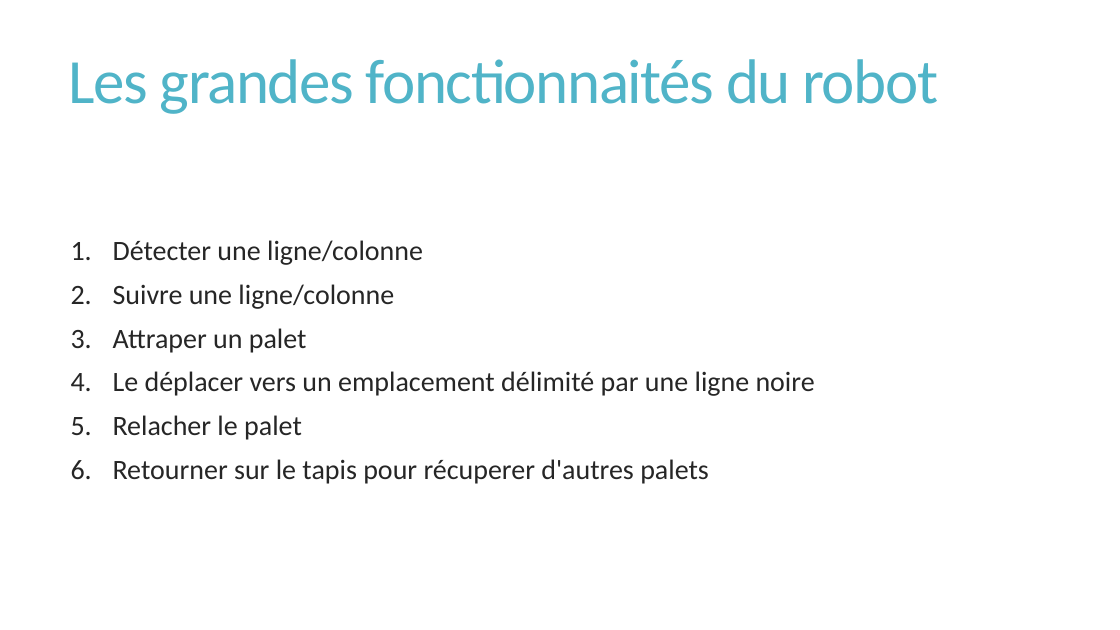
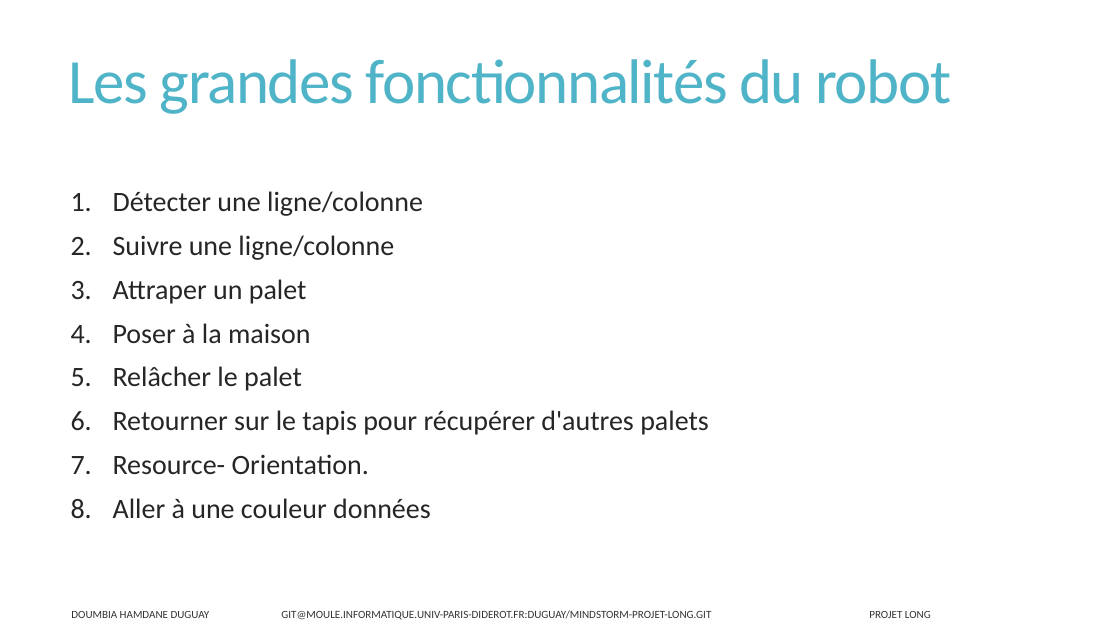
Before and after one commit to DoumbiaAmadou/mindstorm2014, a slide deck: slide 4 of Presentation_nxt.pptx. Drawn at 1120x630 pixels with LibreOffice and Linux fonts; fonts in the diff are those of the drawing. Boxes give left, top, right and bottom in pixels: in the first picture for what was removed or moved away, otherwise in the second. Text is boxed around its words. In the diff, an @@ line names an element or a change of style, - is before the commit and + after.

```diff
--- a/Presentation_nxt.pptx
+++ b/Presentation_nxt.pptx
@@ title at [69,59,951,114]: text changed @@
-Les grandes fonctionnaités du robot
+Les grandes fonctionnalités du robot
@@ text at [113,323,709,518]: text changed @@
-4. Le déplacer vers un emplacement délimité par une ligne noire
-5. Relacher le palet
-6. Retourner sur le tapis pour récuperer d'autres palets
+4. Poser à la maison
+5. Relâcher le palet
+6. Retourner sur le tapis pour récupérer d'autres palets
+7. Resource- Orientation.
+8. Aller à une couleur données
@@ text added at [71,610,931,620], 9.5 pt, text #000000 at 80% opacity @@
+DOUMBIA HAMDANE DUGUAY GIT@MOULE.INFORMATIQUE.UNIV-PARIS-DIDEROT.FR:DUGUAY/MINDSTORM-PROJET-LONG.GIT PROJET LONG
```
Also in this commit, not shown: 8 other slides changed, 1 slide added, 1 slide removed, 1 other file.
